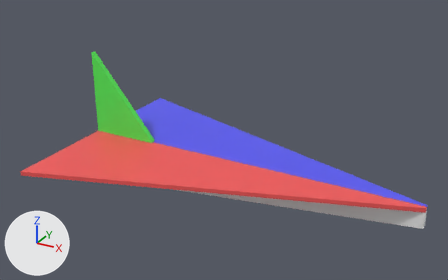
An edit to the FBX model Assets/Models/PaperPlane.fbx, drawn before and after from the same camera.
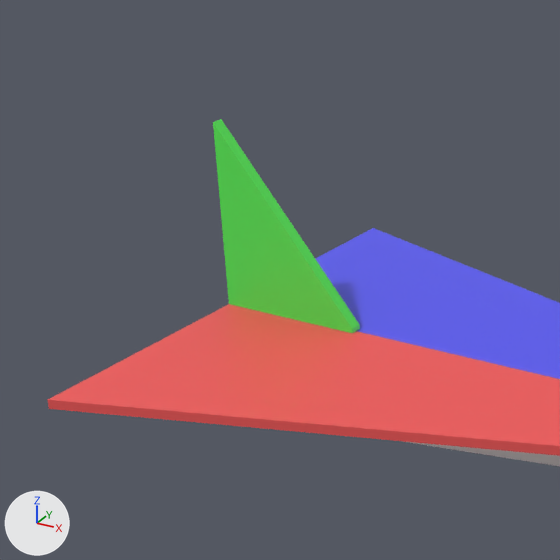
Each version is shown whole from a camera (50 mm lens) standing at (4.21, -8.29, 5.34) and looking at (-0.3, -0.09, 1.24), then close up on the part from 0% to 54% of the width and 0% to 86% of the height. Every picture has the same lights, and +X, +Y and +Z are marked at lower left. Where no turn or scale is listed for an object, it has been applied to the vertices.

Objects in the first close-up: 'Body', 'LeftWing', 'RightWing', 'Tail'.
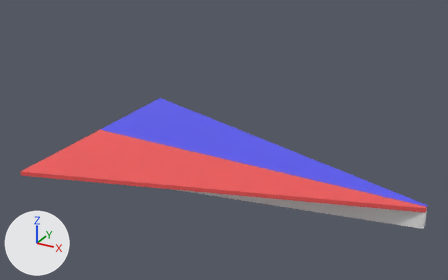
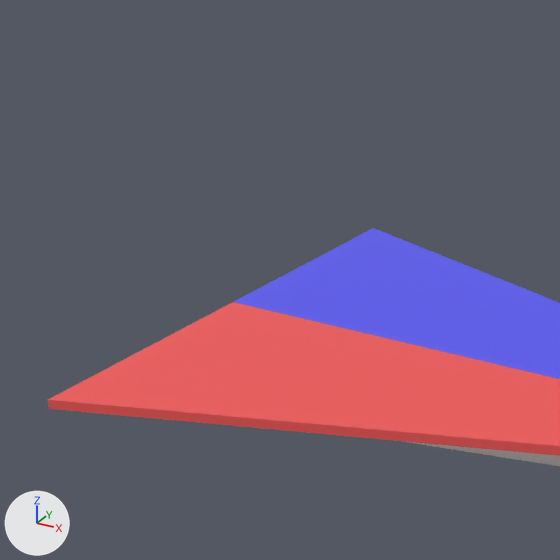
The change in detail:
Object 'Tail' (ob_tail) is deleted.

Where the change shows, as pixel boxes (x1, y1, x2, y2) in the close-ups (560 x 560 px):
'Tail', deleted (green): before (213, 119, 360, 333)
